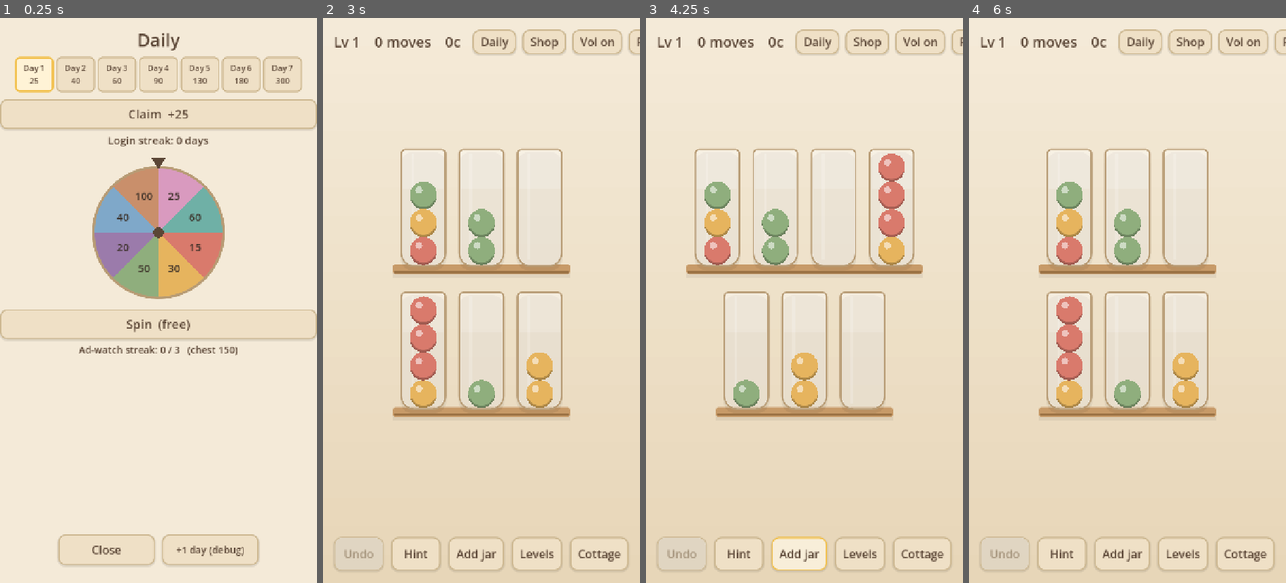
Above: before the commit, frames 1-4 (left to right).
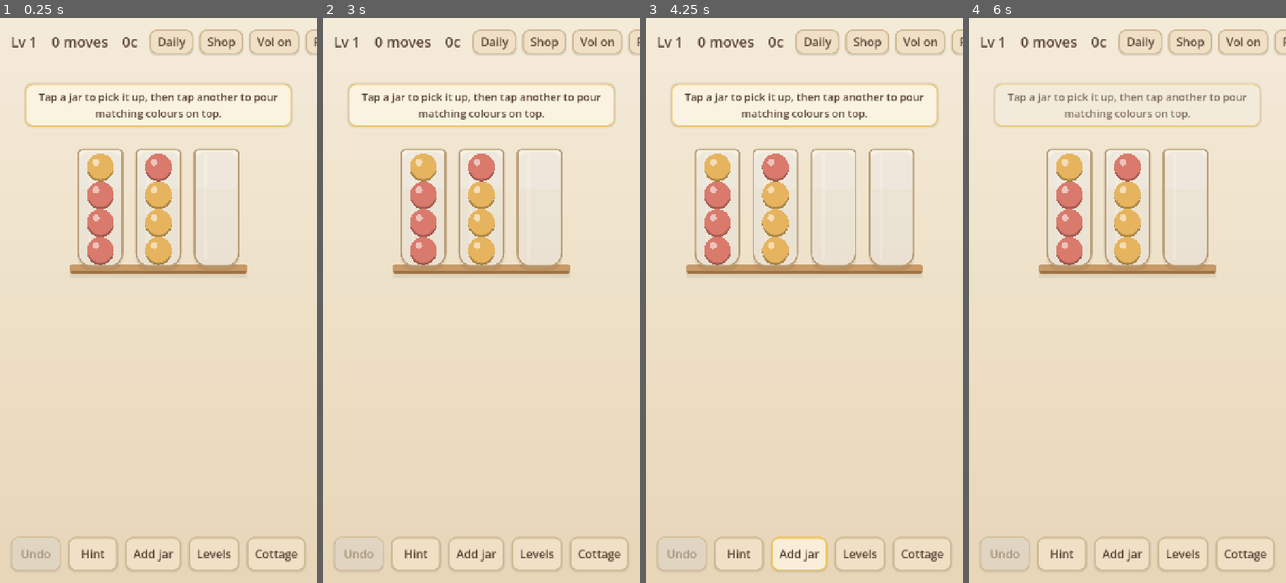
Above: after the commit, the same moments.

Repository: seantomaslynch-cell/cottage-sort
Game: Godot game, scene res://game/main.tscn
Same seed, same stepped clock (60 frames per second), same inputs: the game is played once before the commit and once after it.
Inputs:
- Up to frame 1 (0.25 s): no input
- Up to frame 2 (3 s): click "Daily" at 0.5 s; click "Shop" at 1.25 s; click "Vol on" at 2 s; click "Hint" at 2.75 s
- Up to frame 3 (4.25 s): click "Add jar" at 3.5 s
- Up to frame 4 (6 s): click "Levels" at 4.25 s; click "Cottage" at 5 s; click "1" at 5.75 s

The runs differ from the first frame. In frame 1, 40% of the frame differs, in the area x 0-100%, y 2-100%; in frame 2, 7.9%; in frame 3, 7.9%; in frame 4, 7.7%.

Commit message:
M9: onboarding — authored early levels + coach tips + clean first session
- levels.gd: HAND_LEVELS for stages 0-3 (2 colours barely mixed -> a slow
  ramp); generator only kicks in from stage 4.
- coach.gd: one low-key banner per early stage naming the mechanic at the
  right moment (pour / plan / undo / add jar). Auto-clears after 2 moves or
  on solve/fail; skipped once a stage is cleared.
- A brand-new player's first session no longer pops the Daily panel over an
  unexplained board (SaveData.intro_seen gate).
- test_logic.gd: hand levels are verified free-form (colours x4, not
  pre-solved, independently solvable) rather than against the STAGES knob.

Co-Authored-By: Claude Sonnet 5 <noreply@anthropic.com>

Diff:
--- /dev/null
+++ b/game/coach.gd
@@ -0,0 +1,56 @@
+extends CanvasLayer
+class_name Coach
+## A single low-key coaching banner for the first few stages. main.gd calls
+## show_tip() on load and clear() once the player has the idea.
+
+var _panel: PanelContainer
+var _label: Label
+
+func _ready() -> void:
+	layer = 12
+	visible = false
+
+	var center := CenterContainer.new()
+	center.set_anchors_preset(Control.PRESET_TOP_WIDE)
+	center.offset_top = 150.0
+	center.mouse_filter = Control.MOUSE_FILTER_IGNORE
+	add_child(center)
+
+	_panel = PanelContainer.new()
+	_panel.mouse_filter = Control.MOUSE_FILTER_IGNORE
+	var sb := StyleBoxFlat.new()
+	sb.bg_color = Palette.CARD
+	sb.border_color = Palette.ACCENT
+	sb.set_border_width_all(2)
+	sb.set_corner_radius_all(16)
+	sb.content_margin_left = 22
+	sb.content_margin_right = 22
+	sb.content_margin_top = 12
+	sb.content_margin_bottom = 12
+	sb.shadow_color = Color(0, 0, 0, 0.12)
+	sb.shadow_size = 6
+	_panel.add_theme_stylebox_override("panel", sb)
+	center.add_child(_panel)
+
+	_label = Label.new()
+	_label.mouse_filter = Control.MOUSE_FILTER_IGNORE
+	_label.horizontal_alignment = HORIZONTAL_ALIGNMENT_CENTER
+	_label.add_theme_font_size_override("font_size", 24)
+	_label.add_theme_color_override("font_color", Palette.INK)
+	_label.custom_minimum_size = Vector2(560, 0)
+	_label.autowrap_mode = TextServer.AUTOWRAP_WORD_SMART
+	_panel.add_child(_label)
+
+func show_tip(text: String) -> void:
+	_label.text = text
+	visible = true
+	_panel.modulate.a = 0.0
+	var tw := create_tween()
+	tw.tween_property(_panel, "modulate:a", 1.0, 0.25)
+
+func clear() -> void:
+	if not visible:
+		return
+	var tw := create_tween()
+	tw.tween_property(_panel, "modulate:a", 0.0, 0.3)
+	tw.tween_callback(func() -> void: visible = false)
--- a/game/levels.gd
+++ b/game/levels.gd
@@ -30,10 +30,22 @@
 	{"colors": 8, "extra": 2},
 ]
 
+## Hand-authored teaching levels for the first stages. Each colour appears
+## exactly CAP (4) times. Kept deliberately gentle: L1 barely mixed, then a
+## slow ramp. Stages past this fall back to the generator.
+const HAND_LEVELS: Dictionary = {
+	0: {"jars": [[0, 0, 0, 1], [1, 1, 1, 0], []]},
+	1: {"jars": [[0, 1, 2, 0], [1, 2, 0, 1], [2, 0, 1, 2], [], []]},
+	2: {"jars": [[0, 1, 2, 3], [1, 2, 3, 0], [2, 3, 0, 1], [3, 0, 1, 2], [], []]},
+	3: {"jars": [[0, 1, 2, 3], [1, 2, 3, 0], [2, 0, 3, 1], [3, 1, 0, 2], [], [], []]},
+}
+
 static func count() -> int:
 	return STAGES.size()
 
 static func build(stage_index: int) -> Dictionary:
+	if HAND_LEVELS.has(stage_index):
+		return (HAND_LEVELS[stage_index] as Dictionary).duplicate(true)
 	var s: Dictionary = STAGES[clampi(stage_index, 0, STAGES.size() - 1)]
 	return LevelGen.generate(s["colors"], s["extra"], 4100 + stage_index * 17)
 
--- a/game/main.gd
+++ b/game/main.gd
@@ -17,6 +17,7 @@
 const Solver := preload("res://game/solver.gd")
 const IapScene := preload("res://game/iap.gd")
 const ShopPanelScene := preload("res://game/shop_panel.gd")
+const CoachScene := preload("res://game/coach.gd")
 
 const FREE_EXTRA_JARS := 1
 const FREE_HINTS := 2
@@ -37,6 +38,8 @@
 var _daily_panel: DailyPanel
 var _iap: GameIap
 var _shop: ShopPanel
+var _coach: Coach
+var _new_player := false
 var _stage := 0
 var _last_earned := 0
 var _hints_used := 0
@@ -50,6 +53,7 @@
 	_theme = UiTheme.build()
 	get_window().theme = _theme
 	SaveData.load_now()
+	_new_player = not bool(SaveData.data.get("intro_seen", false))
 
 	_audio = AudioScene.new()
 	add_child(_audio)
@@ -92,7 +96,13 @@
 	add_child(_shop)
 	_shop.set_refs(_iap, _economy)
 
-	_board.moved.connect(func(n: int) -> void: _hud.set_moves(n))
+	_coach = CoachScene.new()
+	add_child(_coach)
+
+	_board.moved.connect(func(n: int) -> void:
+		_hud.set_moves(n)
+		if n >= 2:
+			_coach.clear())
 	_board.solved.connect(_on_solved)
 	_board.failed.connect(_on_failed)
 	_board.changed.connect(_refresh_buttons)
@@ -155,8 +165,13 @@
 
 	_load_current()
 
-	if _daily.login_pending():
+	# A brand-new player gets a clean first session: no daily pop-up over an
+	# unexplained board. It opens from the next launch on.
+	if _daily.login_pending() and not _new_player:
 		_open_daily()
+	if _new_player:
+		SaveData.data["intro_seen"] = true
+		SaveData.save_now()
 
 func _apply_theme(n: Node) -> void:
 	if n is Control:
@@ -176,7 +191,18 @@
 	_hints_used = 0
 	_undos_used = 0
 	_stage_fails = 0
+	_coach_for_stage()
 	_refresh_buttons()
+
+func _coach_for_stage() -> void:
+	if _stage > 3 or SaveData.is_complete(_stage):
+		_coach.clear()
+		return
+	match _stage:
+		0: _coach.show_tip("Tap a jar to pick it up, then tap another to pour matching colours on top.")
+		1: _coach.show_tip("Some jars are mixed. Look for a pour that frees a whole colour.")
+		2: _coach.show_tip("Wrong move? Tap Undo below to take it back.")
+		3: _coach.show_tip("Out of room? Add jar gives you a spare to work with.")
 
 func _on_undo() -> void:
 	if not _board.can_undo():
@@ -188,6 +214,7 @@
 		_ads.watch_rewarded(func() -> void: _board.undo())
 
 func _on_failed() -> void:
+	_coach.clear()
 	_stage_fails += 1
 	_hud.show_fail(MOVES_COIN_COST, _economy.coins(), _stage_fails >= 2)
 
@@ -240,6 +267,7 @@
 	SaveData.set_muted(muted)
 
 func _on_solved() -> void:
+	_coach.clear()
 	var first := not SaveData.is_complete(_stage)
 	var stars := Levels.stars_for(_stage, _board.moves)
 	var earned := COIN_BASE + (COIN_FIRST_CLEAR if first else 0) + stars * 5
--- a/game/save.gd
+++ b/game/save.gd
@@ -12,6 +12,7 @@
 	"upgrades": {},    # cottage slot id -> owned tier (0 = none)
 	"stars": {},       # str(stage_index) -> best star count (1..3)
 	"remove_ads": false,
+	"intro_seen": false,   # set true after the first session; gates the daily auto-open
 	"daily": {
 		"streak_len": 0,
 		"last_login_day": 0,
--- a/tools/test_logic.gd
+++ b/tools/test_logic.gd
@@ -12,20 +12,25 @@
 		var data: Dictionary = Levels.build(stage)
 		var jars: Array = data["jars"]
 		var cfg: Dictionary = Levels.STAGES[stage]
+		var hand: bool = Levels.HAND_LEVELS.has(stage)
 
-		# jar count
-		if jars.size() != cfg["colors"] + cfg["extra"]:
+		# generated stages must match their difficulty knob; hand levels are free-form
+		if not hand and jars.size() != cfg["colors"] + cfg["extra"]:
 			push_error("stage %d: jar count %d != %d" % [stage, jars.size(), cfg["colors"] + cfg["extra"]])
 			fails += 1
 
-		# every colour appears exactly CAP times, indices in range
+		# every colour present appears exactly CAP times, contiguous from 0
 		var counts := {}
 		for j in jars:
 			for v in j:
 				counts[v] = int(counts.get(v, 0)) + 1
-		for c in cfg["colors"]:
-			if int(counts.get(c, 0)) != CAP:
-				push_error("stage %d: colour %d count %d != %d" % [stage, c, int(counts.get(c, 0)), CAP])
+		for c in counts:
+			if int(counts[c]) != CAP:
+				push_error("stage %d: colour %d count %d != %d" % [stage, c, int(counts[c]), CAP])
+				fails += 1
+		for c in counts.size():
+			if not counts.has(c):
+				push_error("stage %d: colour indices not contiguous from 0" % stage)
 				fails += 1
 
 		# not already solved
Not shown, added: game/coach.gd.uid
